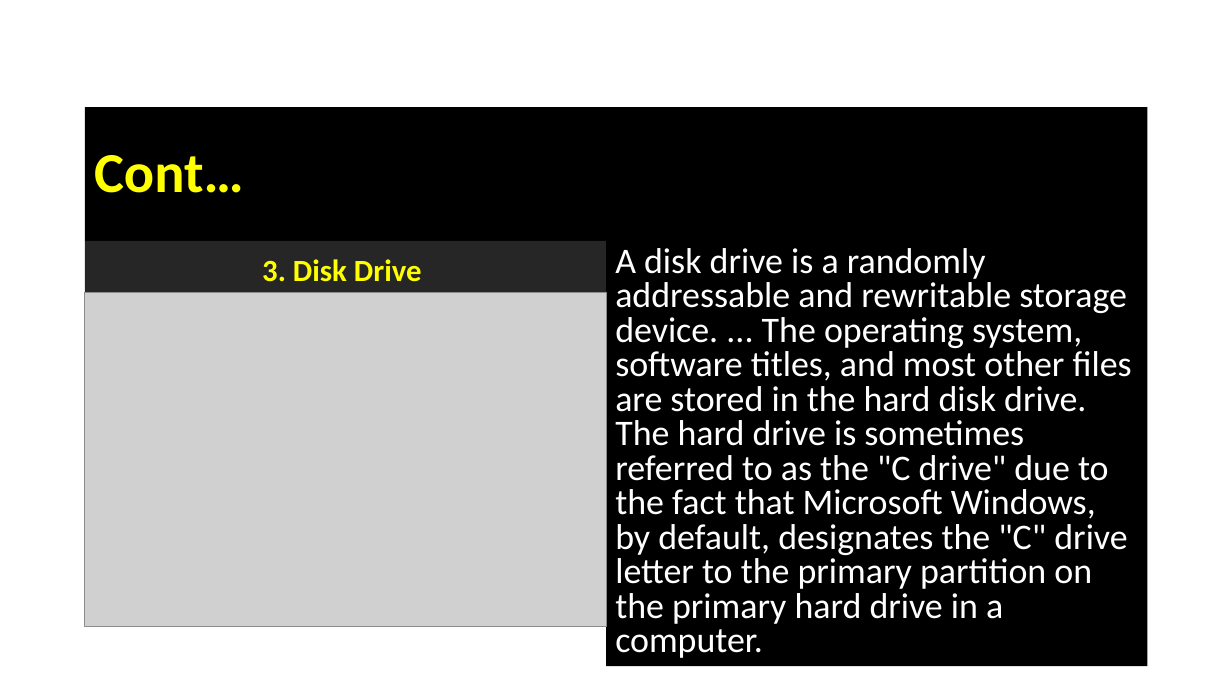
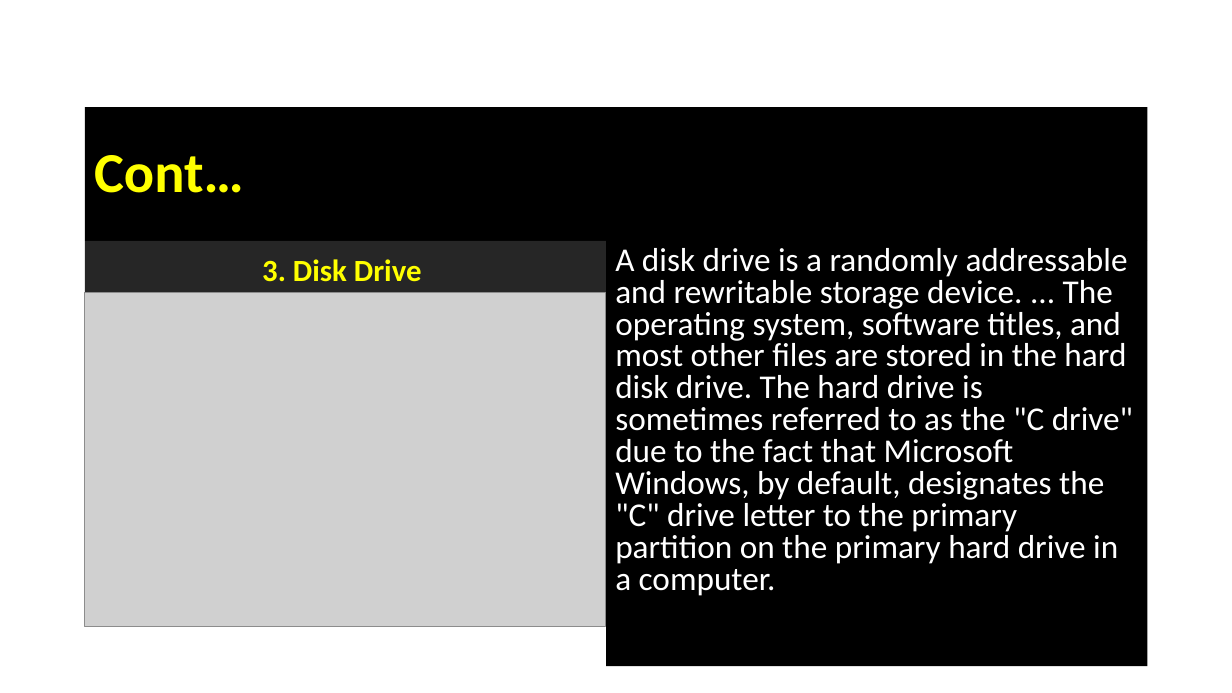
Before and after one commit to mutanganajoseph/Documents, a slide deck: slide 20 of auca/sem-2/intro-to-computer/Lesson 4.pptx. Drawn at 1232x693 pixels with LibreOffice and Linux fonts; fonts in the diff are those of the drawing; grey boxes stand for pictures; background and template pictures are left out. Boxes give left, top, right and bottom in pixels: in the first picture for what was removed or moved away, otherwise in the second. Text is boxed around its words. In the diff, an @@ line names an element or a change of style, - is before the commit and + after.

```diff
--- a/auca/sem-2/intro-to-computer/Lesson 4.pptx
+++ b/auca/sem-2/intro-to-computer/Lesson 4.pptx
@@ text "A disk drive is a ..." at [606,241,1148,666]: size 28 to 25.9 pt @@
```
Also in this commit, not shown: 2 other slides changed, 2 other files.
